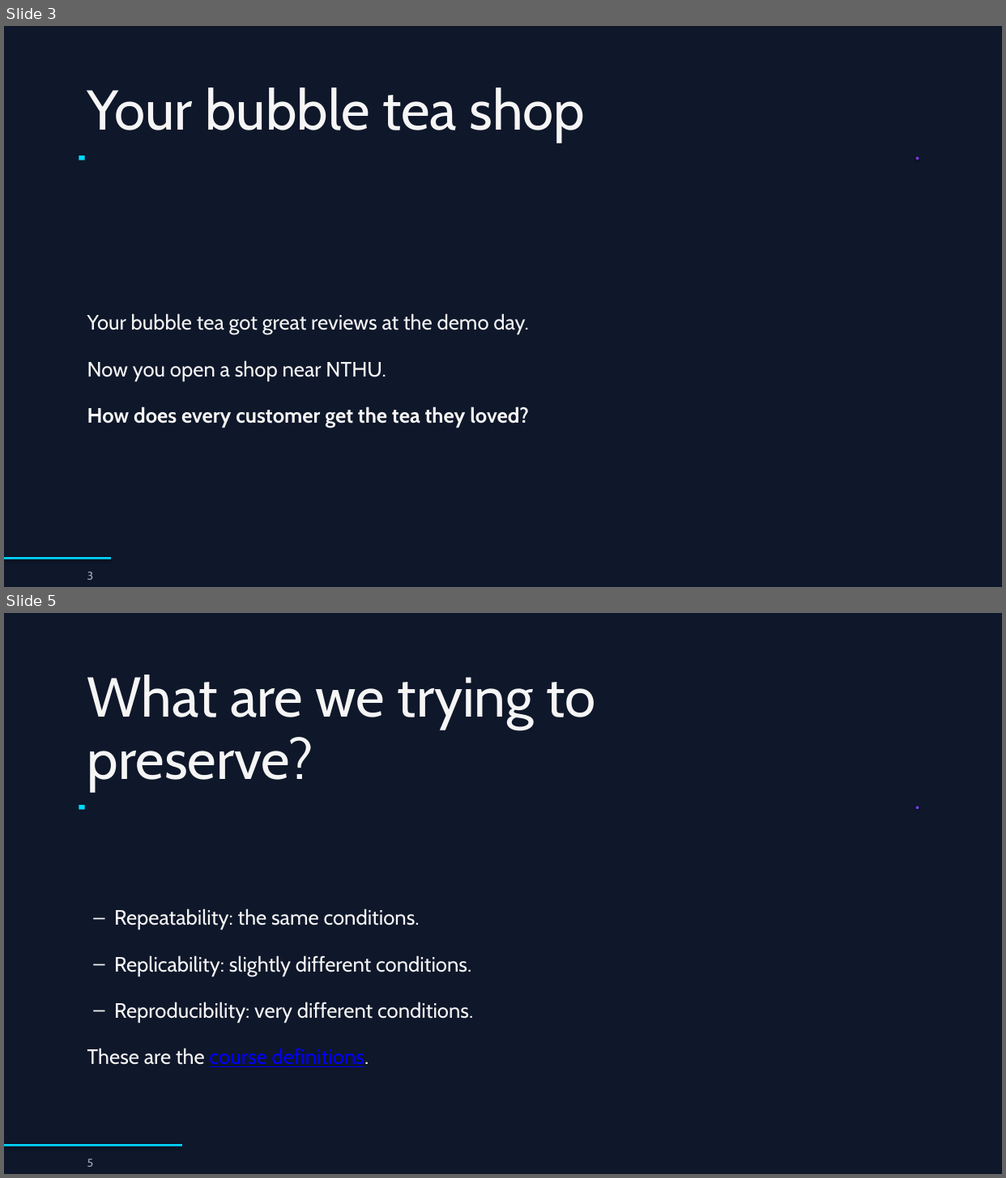
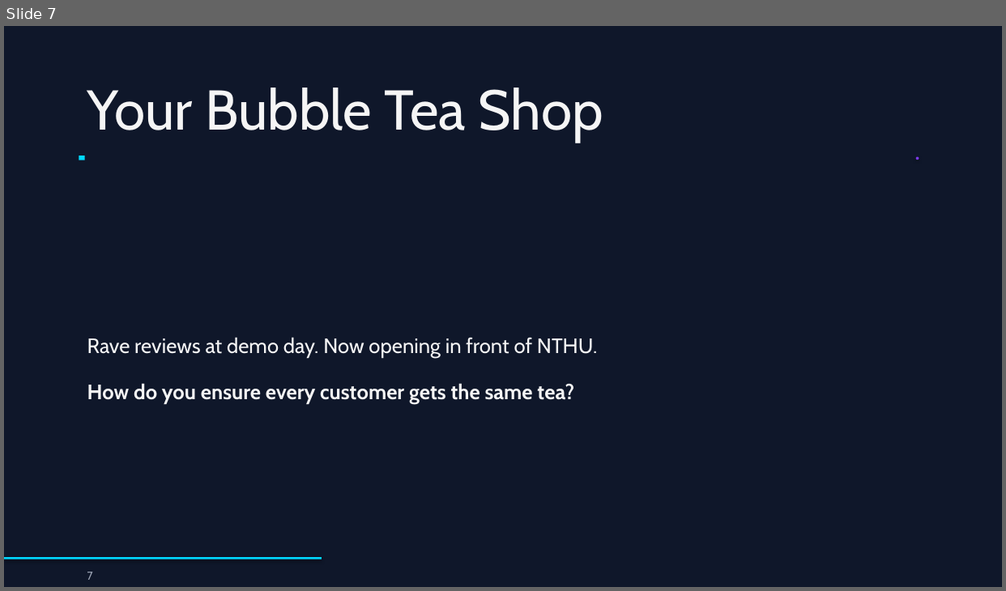
Before and after one commit to drweihungpan-lab/3R-teaching, a slide deck: materials/slides/session-1.pptx. Shown one above the other, each under a label of ours: slides 3 and 5 before the commit, slide 7 after it; the slides between them are not shown. The pictures are 1006x1178 and 1006x591 pixels, drawn with LibreOffice and Linux fonts; fonts in the diff are those of the drawing. Boxes give left, top, right and bottom in pixels: in the first picture for what was removed or moved away, otherwise in the second. Text is boxed around its words. In the diff, an @@ line names an element or a change of style, - is before the commit and + after.

```diff
--- a/materials/slides/session-1.pptx
+++ b/materials/slides/session-1.pptx
@@ slide 5 removed at <box>4,613,1002,1174</box>, background #0F172A @@
@@ text removed at <box>87,675,596,791</box> @@
-What are we trying to
-preserve?
@@ rectangle removed at <box>79,806,85,810</box> @@
@@ ellipse removed at <box>916,806,918,809</box> @@
@@ text removed at <box>114,909,420,930</box> @@
-– Repeatability: the same conditions.
@@ text removed at <box>114,956,471,976</box> @@
-– Replicability: slightly different conditions.
@@ text removed at <box>114,1002,473,1023</box> @@
-– Reproducibility: very different conditions.
@@ text removed at <box>87,1048,369,1067</box> @@
-These are the course definitions.
@@ rectangle removed at <box>4,1144,182,1147</box> @@
@@ text removed at <box>87,1159,94,1167</box> @@
-5
@@ what was slide 3 is now slide 7 @@
@@ slide 7 changed as well @@
@@ text at <box>87,88,603,142</box>: text changed @@
-Your bubble tea shop
+Your Bubble Tea Shop
@@ text at <box>87,337,597,358</box>: text changed @@
-Your bubble tea got great reviews at the demo day.
+Rave reviews at demo day. Now opening in front of NTHU.
@@ text at <box>87,383,574,404</box>: text changed; bold on @@
-Now you open a shop near NTHU.
+How do you ensure every customer gets the same tea?
@@ text removed at <box>87,407,529,428</box> @@
-How does every customer get the tea they loved?
@@ rectangle: place and size @@
-rectangle at <box>4,557,111,560</box>
+rectangle at <box>4,557,322,560</box>
@@ text at <box>87,572,93,580</box>: text changed @@
-3
+7
```
Also in this commit, not shown: 1 other slide changed, 25 slides added, 25 other slides removed, 1 other file.
